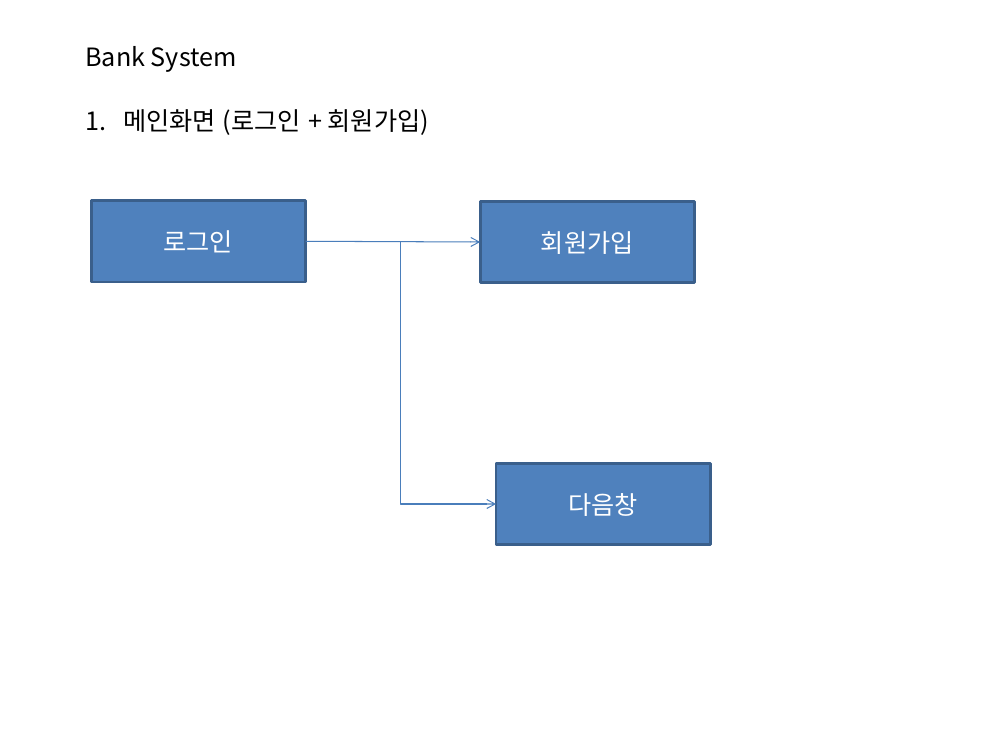
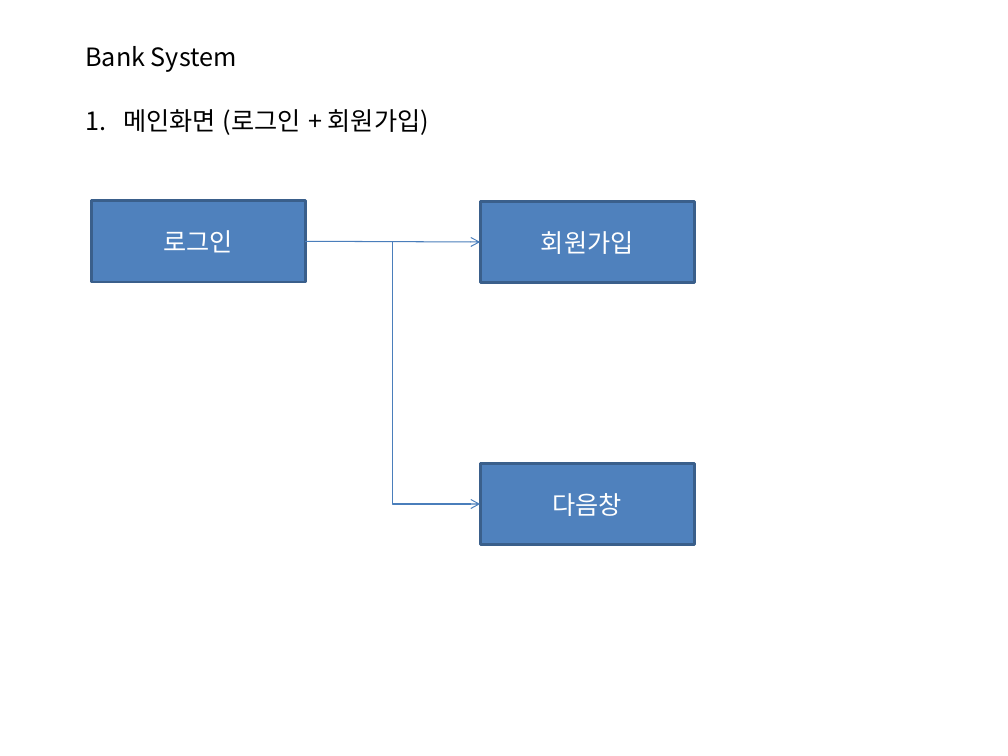
Before and after one commit to S-Onix/BankSystemProject, a slide deck: slide 10 of BankSystem/documentation/banksystem.pptx. Drawn at 1008x756 pixels with LibreOffice and Linux fonts; fonts in the diff are those of the drawing. Boxes give left, top, right and bottom in pixels: in the first picture for what was removed or moved away, otherwise in the second. Text is boxed around its words. In the diff, an @@ line names an element or a change of style, - is before the commit and + after.

```diff
--- a/BankSystem/documentation/banksystem.pptx
+++ b/BankSystem/documentation/banksystem.pptx
@@ elbow arrow moved from (305, 241) - (496, 504) to (305, 241) - (480, 504) @@
@@ rectangle "다음창": place and size @@
-rectangle "다음창" at box(496, 464, 711, 545)
+rectangle "다음창" at box(480, 464, 695, 545)
```
Also in this commit, not shown: 2 slides added, 16 other files.
